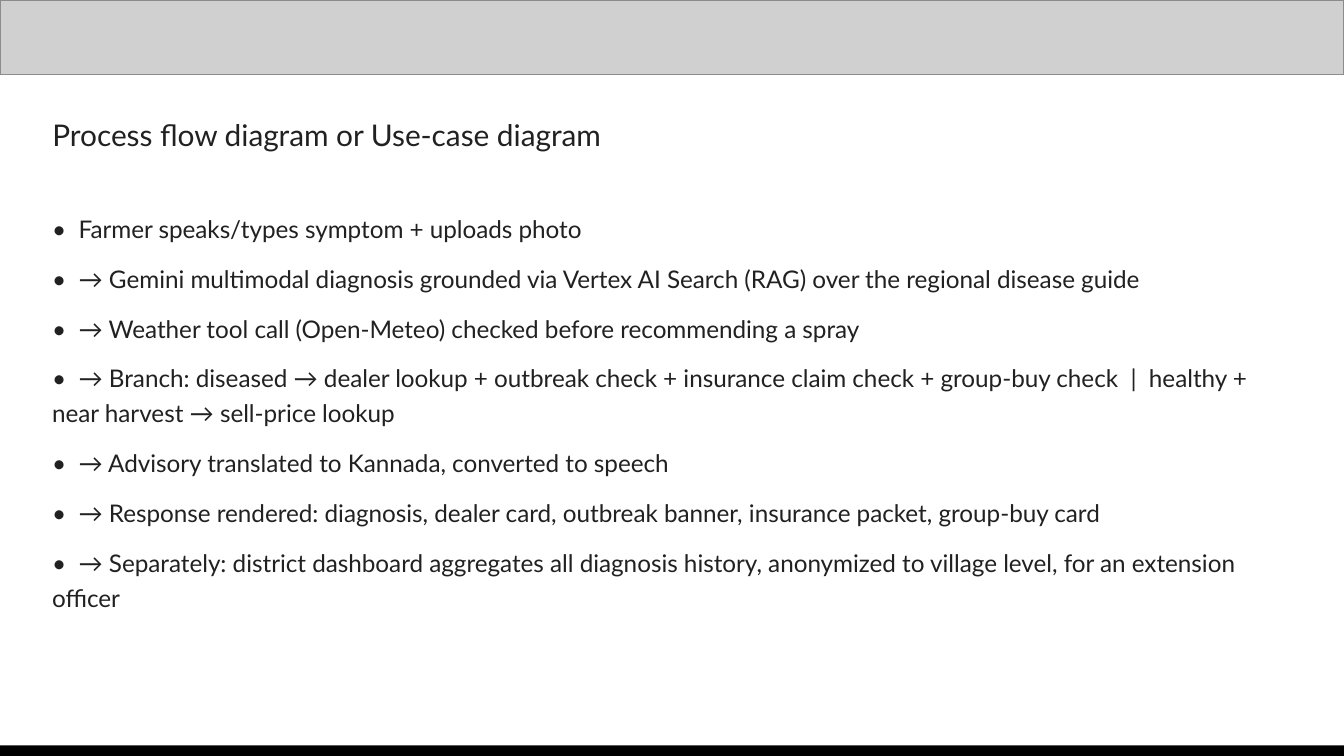
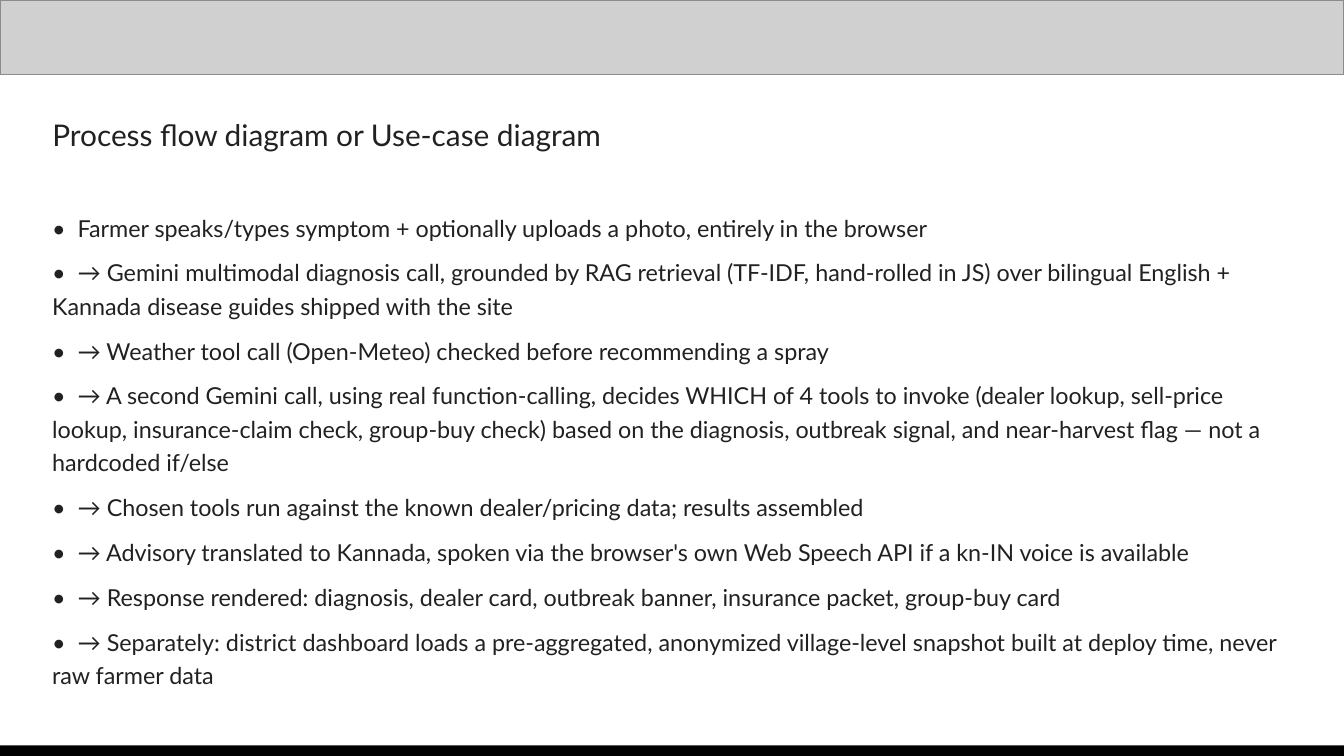
Before and after one commit to Kavitacs08/kisan-mitra, a slide deck: slide 6 of docs/Kisan_Mitra_Submission.pptx. Drawn at 1344x756 pixels with LibreOffice and Linux fonts; fonts in the diff are those of the drawing; grey boxes stand for pictures. Boxes give left, top, right and bottom in pixels: in the first picture for what was removed or moved away, otherwise in the second. Text is boxed around its words. In the diff, an @@ line names an element or a change of style, - is before the commit and + after.

Commit message:
Update submission deck to match the real client-only, Gemini-orchestrated app
The deck was stale from before the client-only migration and the Gemini
function-calling orchestration -- it described Cloud Run, Vertex AI
Search, Firestore, and Cloud Translation/TTS, none of which the deployed
app actually uses, and never mentioned the real Gemini integration at all.

Rewrites: process flow, architecture, technologies, cost (now genuinely
$0), and performance slides to describe the actual deployed stack.
Fills in the GitHub repo and live product links (previously placeholders).
Performance numbers are freshly measured in-browser against the real
deployed site, not invented.

```diff
--- a/docs/Kisan_Mitra_Submission.pptx
+++ b/docs/Kisan_Mitra_Submission.pptx
@@ text at (52,219,1210,320): text changed; size 13 to 12.5 pt @@
-• Farmer speaks/types symptom + uploads photo
-• → Gemini multimodal diagnosis grounded via Vertex AI Search (RAG) over the regional disease guide
+• Farmer speaks/types symptom + optionally uploads a photo, entirely in the browser
+• → Gemini multimodal diagnosis call, grounded by RAG retrieval (TF-IDF, hand-rolled in JS) over bilingual English + Kannada disease guides shipped with the site
@@ text at (106,342,1061,611): size 13 to 12.5 pt in "• → Weather tool call (Open-Meteo) checked ...", "• → Response rendered: diagnosis, dealer card, ..."; less space between paragraphs @@
@@ text at (52,386,1261,565): text changed; size 13 to 12.5 pt @@
-• → Branch: diseased → dealer lookup + outbreak check + insurance claim check + group-buy check | healthy + near harvest → sell-price lookup
-• → Advisory translated to Kannada, converted to speech
+• → A second Gemini call, using real function-calling, decides WHICH of 4 tools to invoke (dealer lookup, sell-price lookup, insurance-claim check, group-buy check) based on the diagnosis, outbreak signal, and near-harvest flag — not a hardcoded if/else
+• → Chosen tools run against the known dealer/pricing data; results assembled
+• → Advisory translated to Kannada, spoken via the browser's own Web Speech API if a kn-IN voice is available
@@ text at (52,633,1277,684): text changed; size 13 to 12.5 pt @@
-• → Separately: district dashboard aggregates all diagnosis history, anonymized to village level, for an extension officer
+• → Separately: district dashboard loads a pre-aggregated, anonymized village-level snapshot built at deploy time, never raw farmer data
```
Also in this commit, not shown: 7 other slides changed, 2 other files.
